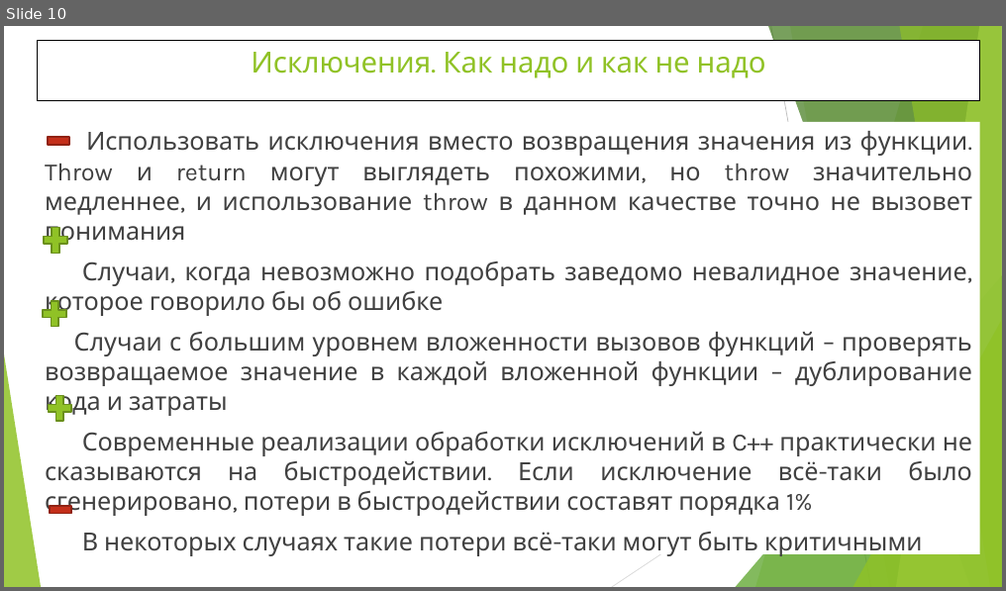
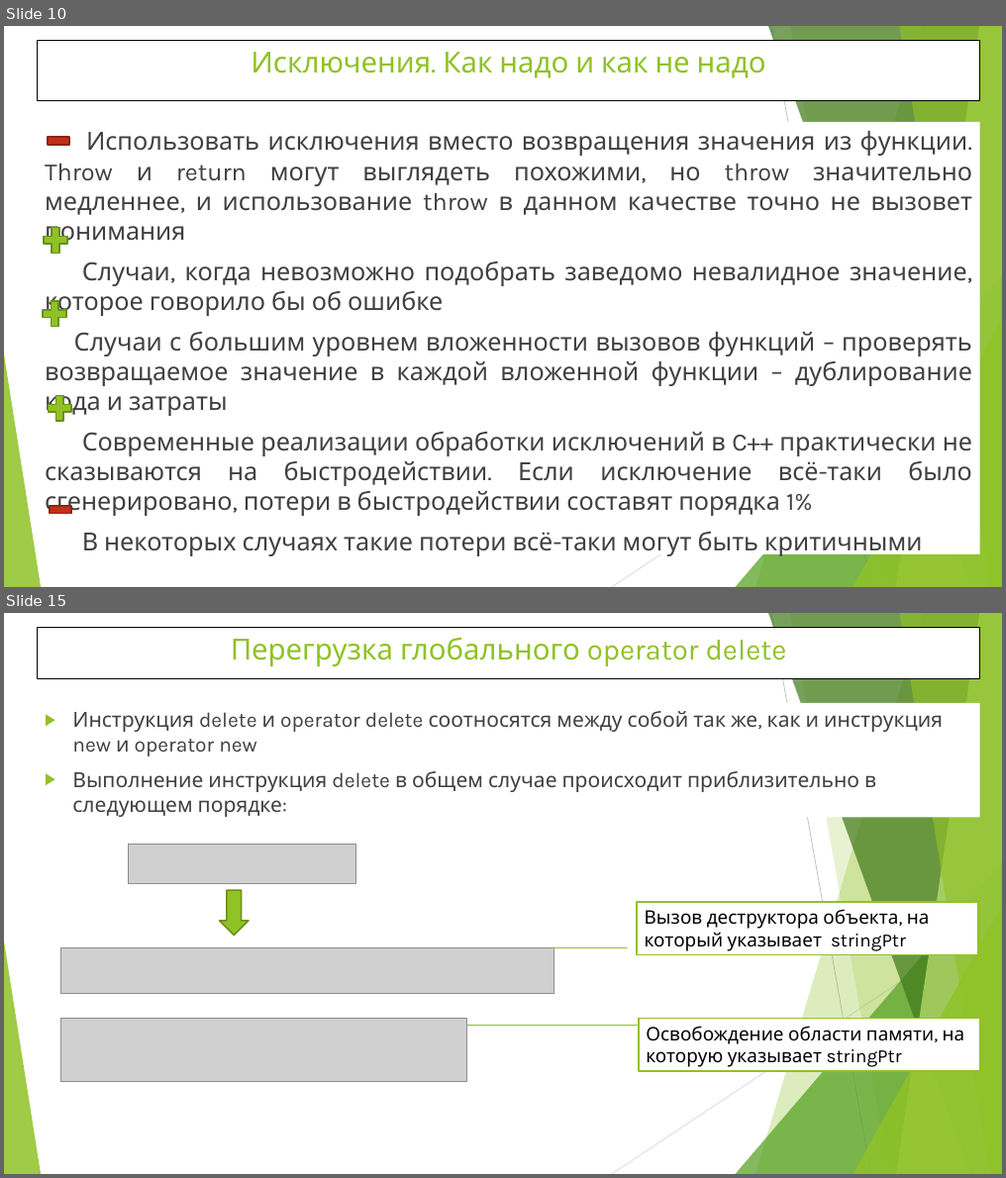
Before and after one commit to WhiteCatStudies/lectures, a slide deck: pt1/lectures/lecture5/lecture5.pptx. Shown one above the other, each under a label of ours: slide 10 before the commit, slides 10 and 15 after it; the slides between them are not shown. The pictures are 1006x591 and 1006x1178 pixels, drawn with LibreOffice and Linux fonts; fonts in the diff are those of the drawing; grey boxes stand for pictures. Boxes give left, top, right and bottom in pixels: in the first picture for what was removed or moved away, otherwise in the second. Text is boxed around its words. In the diff, an @@ line names an element or a change of style, - is before the commit and + after.

Commit message:
pt1 new-delete issues started as part of lecture 5

```diff
--- a/pt1/lectures/lecture5/lecture5.pptx
+++ b/pt1/lectures/lecture5/lecture5.pptx
@@ slide 15 added at <box>4,613,1002,1174</box>, background #FFFFFF; not listed: 10 template elements that a slide beside it also shows @@
@@ title added at <box>37,627,980,679</box>, fill #FFFFFF, outline #000000 0.75 pt, 28 pt, text #90C226 @@
+Перегрузка глобального operator delete
@@ text added at <box>72,711,943,817</box>, 20 pt, text #404040 @@
+▶ Инструкция delete и operator delete соотносятся между собой так же, как и инструкция new и operator new
+▶ Выполнение инструкция delete в общем случае происходит приблизительно в следующем порядке:
@@ picture added at <box>128,844,355,883</box> @@
@@ down arrow added at <box>220,891,249,936</box>, fill #90C226, outline #6B901C 1.5 pt @@
@@ rectangle added at <box>638,902,979,956</box>, fill #FFFFFF, outline #90C226 1.5 pt, 18 pt, text #000000 @@
+Вызов деструктора объекта, на который указывает stringPtr
@@ picture added at <box>60,949,554,994</box> @@
@@ line added from (553, 949) to (627, 949), #90C226 1 pt @@
@@ picture added at <box>60,1019,467,1082</box> @@
@@ line added from (467, 1026) to (638, 1026), #90C226 1 pt @@
@@ rectangle added at <box>639,1019,980,1072</box>, fill #FFFFFF, outline #90C226 1.5 pt, 18 pt, text #000000 @@
+Освобождение области памяти, на которую указывает stringPtr
```
Also in this commit, not shown: 1 slide changed, 5 other slides added, 1 slide removed, 5 other files.
